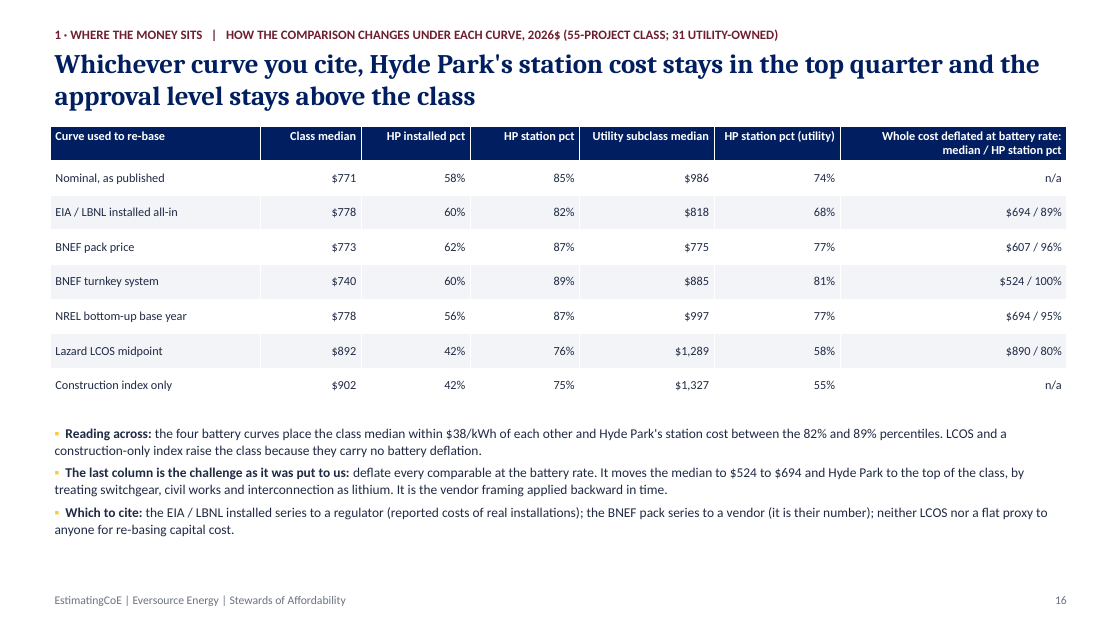
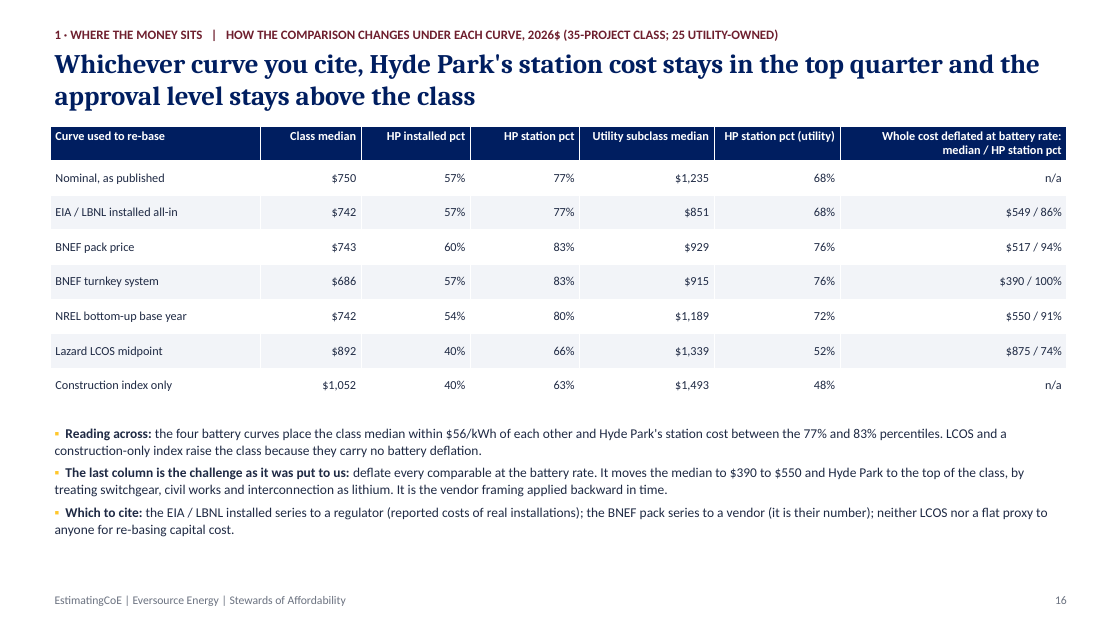
Before and after one commit to gbassaragh/BESS, a slide deck: slide 16 of Hyde Park BESS/6) Cost Analysis Deliverables/Hyde Park BESS - Cost Analysis Deck.pptx. Drawn at 1120x630 pixels with LibreOffice and Linux fonts; fonts in the diff are those of the drawing. Boxes give left, top, right and bottom in pixels: in the first picture for what was removed or moved away, otherwise in the second. Text is boxed around its words. In the diff, an @@ line names an element or a change of style, - is before the commit and + after.

```diff
--- a/Hyde Park BESS/6) Cost Analysis Deliverables/Hyde Park BESS - Cost Analysis Deck.pptx
+++ b/Hyde Park BESS/6) Cost Analysis Deliverables/Hyde Park BESS - Cost Analysis Deck.pptx
@@ text at <box>55,29,778,41</box>: text changed @@
-1 · WHERE THE MONEY SITS | HOW THE COMPARISON CHANGES UNDER EACH CURVE, 2026$ (55-PROJECT CLASS; 31 UTILITY-OWNED)
+1 · WHERE THE MONEY SITS | HOW THE COMPARISON CHANGES UNDER EACH CURVE, 2026$ (35-PROJECT CLASS; 25 UTILITY-OWNED)
@@ table at <box>50,126,1067,403</box> @@
-row 2: Nominal, as published | $771 | 58% | 85% | $986 | 74% | n/a
+row 2: Nominal, as published | $750 | 57% | 77% | $1,235 | 68% | n/a
-row 3: EIA / LBNL installed all-in | $778 | 60% | 82% | $818 | 68% | $694 / 89%
+row 3: EIA / LBNL installed all-in | $742 | 57% | 77% | $851 | 68% | $549 / 86%
-row 4: BNEF pack price | $773 | 62% | 87% | $775 | 77% | $607 / 96%
+row 4: BNEF pack price | $743 | 60% | 83% | $929 | 76% | $517 / 94%
-row 5: BNEF turnkey system | $740 | 60% | 89% | $885 | 81% | $524 / 100%
+row 5: BNEF turnkey system | $686 | 57% | 83% | $915 | 76% | $390 / 100%
-row 6: NREL bottom-up base year | $778 | 56% | 87% | $997 | 77% | $694 / 95%
+row 6: NREL bottom-up base year | $742 | 54% | 80% | $1,189 | 72% | $550 / 91%
-row 7: Lazard LCOS midpoint | $892 | 42% | 76% | $1,289 | 58% | $890 / 80%
+row 7: Lazard LCOS midpoint | $892 | 40% | 66% | $1,339 | 52% | $875 / 74%
-row 8: Construction index only | $902 | 42% | 75% | $1,327 | 55% | n/a
+row 8: Construction index only | $1,052 | 40% | 63% | $1,493 | 48% | n/a
@@ text at <box>55,428,1024,497</box>: text changed @@
-▪ Reading across: the four battery curves place the class median within $38/kWh of each other and Hyde Park's station cost between the 82% and 89% percentiles. LCOS and a construction-only index raise the class because they carry no battery deflation.
-▪ The last column is the challenge as it was put to us: deflate every comparable at the battery rate. It moves the median to $524 to $694 and Hyde Park to the top of the class, by treating switchgear, civil works and interconnection as lithium. It is the vendor framing applied backward in time.
+▪ Reading across: the four battery curves place the class median within $56/kWh of each other and Hyde Park's station cost between the 77% and 83% percentiles. LCOS and a construction-only index raise the class because they carry no battery deflation.
+▪ The last column is the challenge as it was put to us: deflate every comparable at the battery rate. It moves the median to $390 to $550 and Hyde Park to the top of the class, by treating switchgear, civil works and interconnection as lithium. It is the vendor framing applied backward in time.
```
Also in this commit, not shown: 12 other slides changed, 4 slides added, 31 other files.
